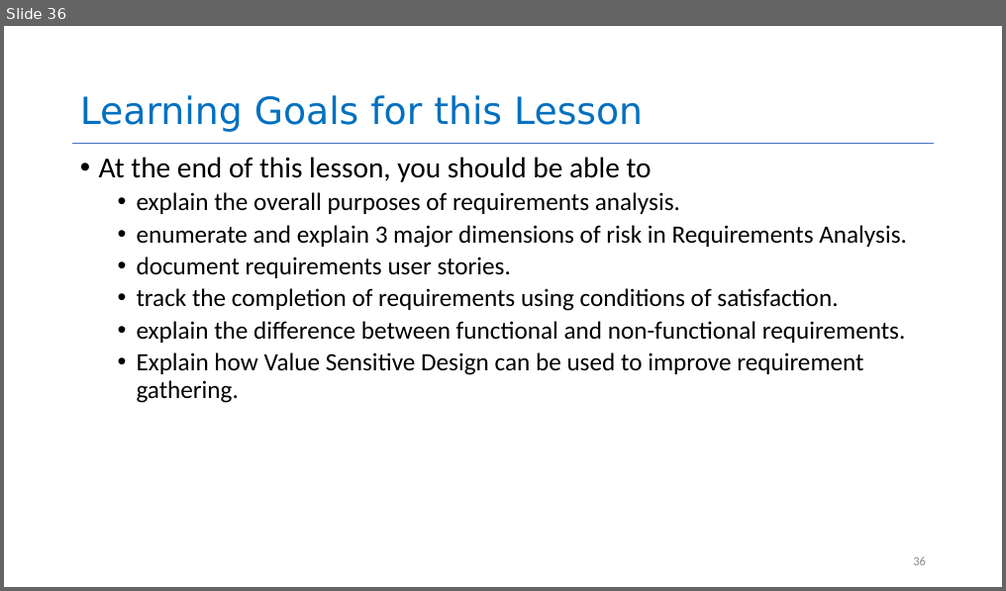
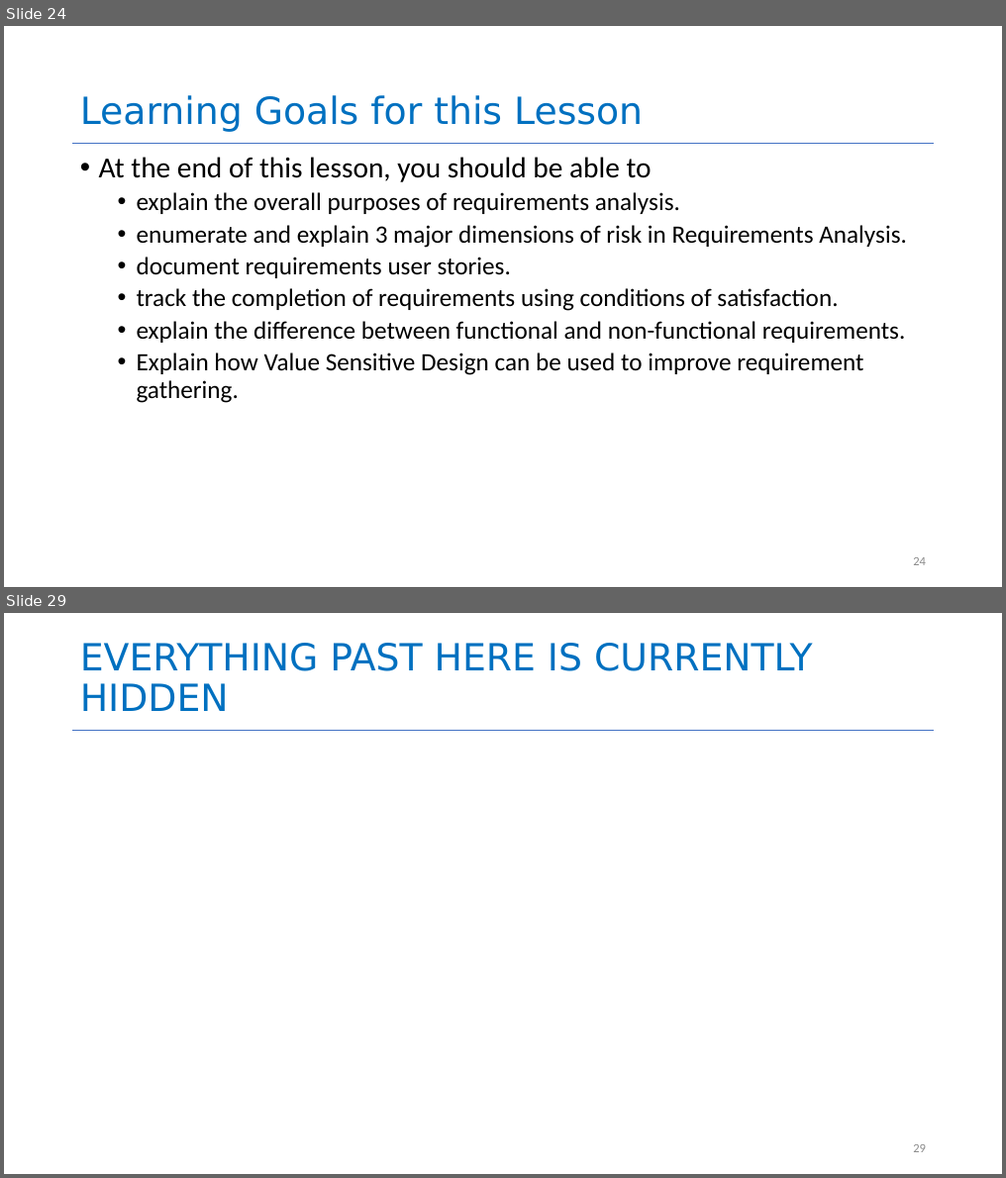
Before and after one commit to yashburshe/CS4530-Fall-2025, a slide deck: Slides/Module 01.2 Requirements Gathering.pptx. Shown one above the other, each under a label of ours: slide 36 before the commit, slides 24 and 29 after it; the slides between them are not shown. The pictures are 1006x591 and 1006x1178 pixels, drawn with LibreOffice and Linux fonts; fonts in the diff are those of the drawing. Boxes give left, top, right and bottom in pixels: in the first picture for what was removed or moved away, otherwise in the second. Text is boxed around its words. In the diff, an @@ line names an element or a change of style, - is before the commit and + after.

```diff
--- a/Slides/Module 01.2 Requirements Gathering.pptx
+++ b/Slides/Module 01.2 Requirements Gathering.pptx
@@ slide 29 added at bbox=[4, 613, 1002, 1174], background #FFFFFF; not listed: 1 template element that a slide beside it also shows @@
@@ title added at bbox=[80, 643, 813, 711], 36 pt, text #0070C0 @@
+EVERYTHING PAST HERE IS CURRENTLY HIDDEN
@@ page number added at bbox=[913, 1145, 926, 1153], 12 pt, text #8C8C8C @@
+29
@@ what was slide 36 is now slide 24 @@
@@ page number at bbox=[913, 558, 926, 566]: text changed @@
-36
+24
```
Also in this commit, not shown: 10 slides changed, 1 other slide added, 9 slides removed, 1 other file.
